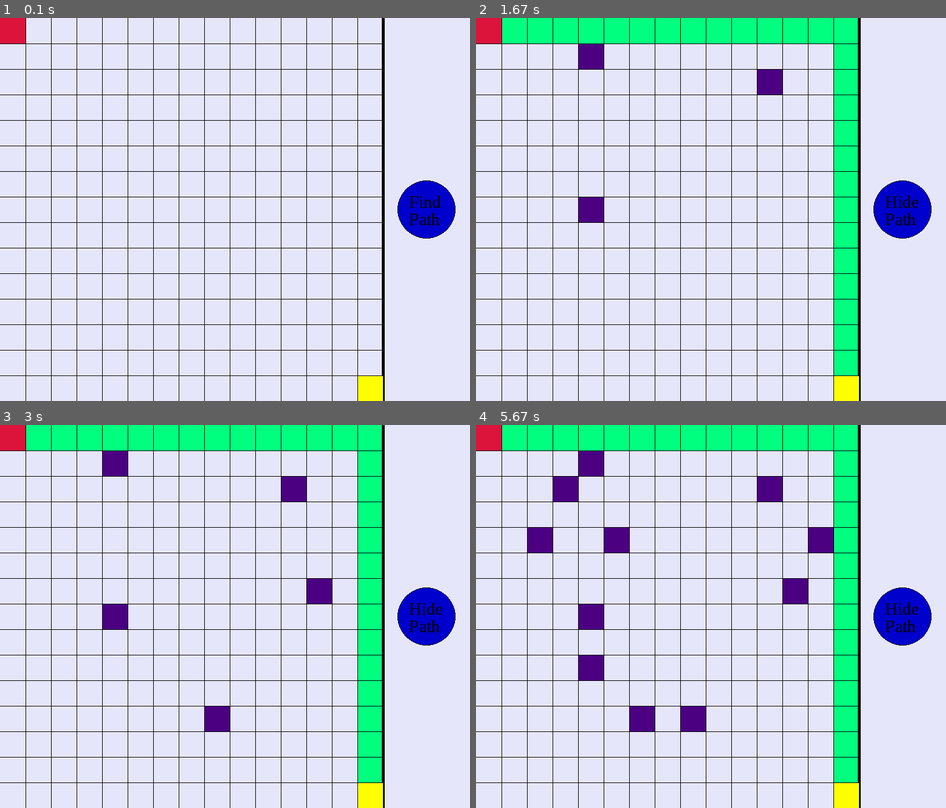
Above: before the commit, frames 1-4 (two rows, left to right).
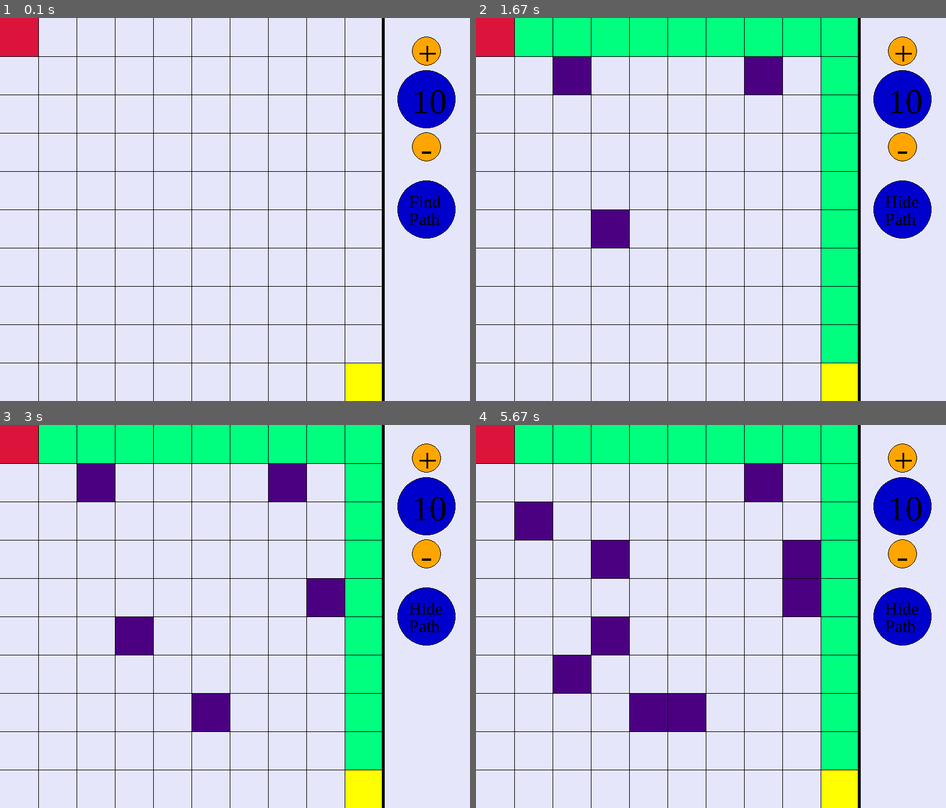
Above: after the commit, the same moments.

Repository: Arpo-Two/Pathfinding-Algorithm-pygame
Game: pygame game, started from Pathfinding.py
The game is run twice, just before and just after one commit, with the same random seed, the same clock (stepped at 60 frames per second) and the same inputs.
Inputs (mouse positions are in pixels of both pictures, inside the frame that each line leads up to):
- Up to frame 1 (0.1 s): no input
- Up to frame 2 (1.67 s): click "Find" at 0.38 s; click (598, 213) at 0.72 s; click (781, 75) at 1.05 s; click (588, 67) at 1.42 s
- Up to frame 3 (3 s): click (211, 716) at 1.92 s; click (329, 585) at 2.72 s
- Up to frame 4 (5.67 s): click (532, 532) at 3.08 s; click (809, 547) at 3.65 s; click (570, 490) at 3.98 s; click (579, 658) at 4.42 s; click (640, 727) at 4.82 s; click (607, 547) at 5.48 s

The runs differ from the first frame. In frame 1, 6.7% of the frame differs, in the area x 0-97%, y 0-100%; in frame 2, 13%; in frame 3, 14%; in frame 4, 17%.

Commit message:
Added variable grid size

Diff:
--- a/Pathfinding.py
+++ b/Pathfinding.py
@@ -4,9 +4,12 @@
 pygame.font.init()
 tlarg = 660
 talt = 660
+grid_size = 10
 
 win = pygame.display.set_mode((tlarg + 150, talt))
 font = pygame.font.SysFont('constantia', 30)
+big = pygame.font.SysFont('constantia', 60)
+
 
 bg = (230, 230, 250)
 black = (0, 0, 0)
@@ -15,9 +18,10 @@
 end_color = (255, 255, 0)
 path_color = (0, 255, 127)
 menu_color = (0, 0, 205)
+menu_color2 = (255, 165, 0)
 
 blocks = []
-key = [[0, 0], [14, 14]]
+key = [[0, 0], [grid_size - 1, grid_size - 1]]
 lock_find = False
 lock_end = False
 show_path = False
@@ -28,23 +32,27 @@
 
 
 def draw_grid():
-    for x in range(1, talt // 44 + 1):
-        pygame.draw.line(win, black, (x * talt // 15, 0), (x * talt // 15, talt))
-        pygame.draw.line(win, black, (0, x * talt // 15), (talt, x * talt // 15))
+    for x in range(1, grid_size):
+        pygame.draw.line(win, black, (x * talt / grid_size, 0), (x * talt / grid_size, talt))
+        pygame.draw.line(win, black, (0, x * talt / grid_size), (talt, x * talt / grid_size))
 
 
 def draw_blocks():
     for block in blocks:
-        pygame.draw.rect(win, block_color, (block[0] * talt // 15, block[1] * talt // 15, talt // 15, talt // 15))
+        pygame.draw.rect(win, block_color, (block[0] * talt / grid_size, block[1] * talt / grid_size,
+                                            talt / grid_size, talt / grid_size))
 
 
 def draw_keys():
-    pygame.draw.rect(win, finder_color, (key[0][0] * (talt // 15), key[0][1] * (talt // 15), talt // 15, talt // 15))
-    pygame.draw.rect(win, end_color, (key[1][0] * (talt // 15), key[1][1] * (talt // 15), talt // 15, talt // 15))
+    pygame.draw.rect(win, finder_color, (key[0][0] * (talt / grid_size), key[0][1] * (talt / grid_size),
+                                         talt / grid_size, talt / grid_size))
+    pygame.draw.rect(win, end_color, (key[1][0] * (talt / grid_size), key[1][1] * (talt / grid_size),
+                                      talt / grid_size, talt / grid_size))
 
 
 def draw_menu():
     pygame.draw.line(win, black, (talt, 0), (talt, talt), 5)
+
     pygame.draw.circle(win, menu_color, (talt + 75, talt // 2), 50)
     pygame.draw.circle(win, black, (talt + 75, talt // 2), 50, 1)
     if show_path:
@@ -52,6 +60,18 @@
     else:
         win.blit(font.render('Find', False, black), (talt + 75 - 30, talt // 2 - 30))
     win.blit(font.render('Path', False, black), (talt + 75 - 30, talt // 2))
+
+    pygame.draw.circle(win, menu_color, (talt + 75, talt // 4 - 25), 50)
+    pygame.draw.circle(win, black, (talt + 75, talt // 4 - 25), 50, 1)
+    win.blit(big.render(str(grid_size), False, black), (talt + 75 - 25, talt // 4 - 55))
+
+    pygame.draw.circle(win, menu_color2, (talt + 75, talt // 8 - 25), 25)
+    pygame.draw.circle(win, black, (talt + 75, talt // 8 - 25), 25, 1)
+    win.blit(big.render('+', False, black), (talt + 75 - 15, talt // 8 - 55))
+
+    pygame.draw.circle(win, menu_color2, (talt + 75, 3 * talt // 8 - 25), 25)
+    pygame.draw.circle(win, black, (talt + 75, 3 * talt // 8 - 25), 25, 1)
+    win.blit(big.render('-', False, black), (talt + 75 - 10, 3 * talt // 8 - 55))
 
 
 def pathfind(start, end):
@@ -66,7 +86,7 @@
                    [q[0], q[1] - 1, q[2] + 1],
                    [q[0], q[1] + 1, q[2] + 1]]
             for a in adj:
-                if a[0] < 0 or a[1] < 0 or a[0] > 14 or a[1] > 14:
+                if a[0] < 0 or a[1] < 0 or a[0] >= grid_size or a[1] >= grid_size:
                     to_remove.append(a)
                 elif [a[0], a[1]] in blocks:
                     to_remove.append(a)
@@ -101,7 +121,8 @@
 
 def draw_path(filtered_path):
     for tile in filtered_path:
-        pygame.draw.rect(win, path_color, (tile[0] * talt // 15, tile[1] * talt // 15, (talt // 15), (talt // 15)))
+        pygame.draw.rect(win, path_color, (tile[0] * talt / grid_size, tile[1] * talt / grid_size,
+                                           (talt / grid_size), (talt / grid_size)))
 
 
 run = True
@@ -109,9 +130,9 @@
     win.fill(bg)
     if show_path:
         draw_path(filter_path(pathfind(key[0], key[1])))
-    draw_menu()
     draw_keys()
     draw_blocks()
+    draw_menu()
     draw_grid()
     for event in pygame.event.get():
         if event.type == pygame.QUIT:
@@ -122,24 +143,44 @@
                     show_path = False
                 else:
                     show_path = True
+            elif distance(pygame.mouse.get_pos(), (talt + 75, talt // 8 - 25)) < 25 and not show_path:
+                grid_size += 1
+            elif distance(pygame.mouse.get_pos(), (talt + 75, 3 * talt // 8 - 25)) < 25 and not show_path:
+                if grid_size > 2:
+                    grid_size -= 1
+                    if key[1][0] == grid_size:
+                        key[1][0] = grid_size - 1
+                    if key[1][1] == grid_size:
+                        key[1][1] = grid_size - 1
+                    for block in blocks:
+                        if block[0] == grid_size:
+                            block[0] = grid_size - 1
+                        if block[1] == grid_size:
+                            block[1] = grid_size - 1
+                        if blocks.count(block) > 1 or (block[0] == key[0][0] and block[1] == key[0][1]) or\
+                                (block[0] == key[1][0] and block[1] == key[1][1]):
+                            blocks = [x for x in blocks if not x == block]
+
             if pygame.mouse.get_pos()[0] < talt:
-                if pygame.mouse.get_pos()[0] // (talt // 15) == key[0][0] and\
-                        pygame.mouse.get_pos()[1] // (talt // 15) == key[0][1]:
+                if pygame.mouse.get_pos()[0] // (talt / grid_size) == key[0][0] and\
+                        pygame.mouse.get_pos()[1] // (talt / grid_size) == key[0][1]:
                     lock_find = True
-                elif pygame.mouse.get_pos()[0] // (talt // 15) == key[1][0] and\
-                        pygame.mouse.get_pos()[1] // (talt // 15) == key[1][1]:
+                elif pygame.mouse.get_pos()[0] // (talt / grid_size) == key[1][0] and\
+                        pygame.mouse.get_pos()[1] // (talt / grid_size) == key[1][1]:
                     lock_end = True
                 elif lock_end:
-                    key[1] = pygame.mouse.get_pos()[0] // (talt // 15), pygame.mouse.get_pos()[1] // (talt // 15)
+                    key[1] = pygame.mouse.get_pos()[0] // (talt / grid_size),\
+                             pygame.mouse.get_pos()[1] // (talt / grid_size)
                     lock_end = False
                 elif lock_find:
-                    key[0] = pygame.mouse.get_pos()[0] // (talt // 15), pygame.mouse.get_pos()[1] // (talt // 15)
+                    key[0] = pygame.mouse.get_pos()[0] // (talt / grid_size),\
+                             pygame.mouse.get_pos()[1] // (talt / grid_size)
                     lock_find = False
                 else:
-                    if [pygame.mouse.get_pos()[0] // (talt // 15), pygame.mouse.get_pos()[1] // (talt // 15)] in blocks:
-                        blocks.remove([pygame.mouse.get_pos()[0] // (talt // 15),
-                                       pygame.mouse.get_pos()[1] // (talt // 15)])
+                    if [pygame.mouse.get_pos()[0] // (talt / grid_size), pygame.mouse.get_pos()[1] //
+                     (talt / grid_size)] in blocks:blocks.remove([pygame.mouse.get_pos()[0] // (talt / grid_size),
+                                                                   pygame.mouse.get_pos()[1] // (talt / grid_size)])
                     else:
-                        blocks.append([pygame.mouse.get_pos()[0] // (talt // 15),
-                                       pygame.mouse.get_pos()[1] // (talt // 15)])
+                        blocks.append([pygame.mouse.get_pos()[0] // (talt / grid_size),
+                                       pygame.mouse.get_pos()[1] // (talt / grid_size)])
     pygame.display.update()
